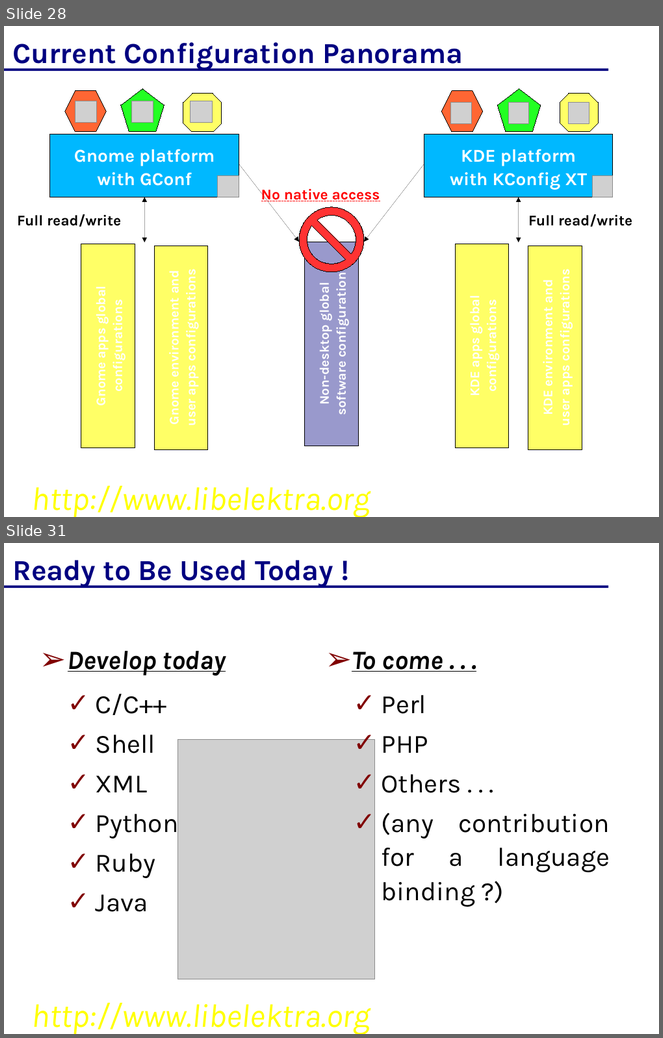
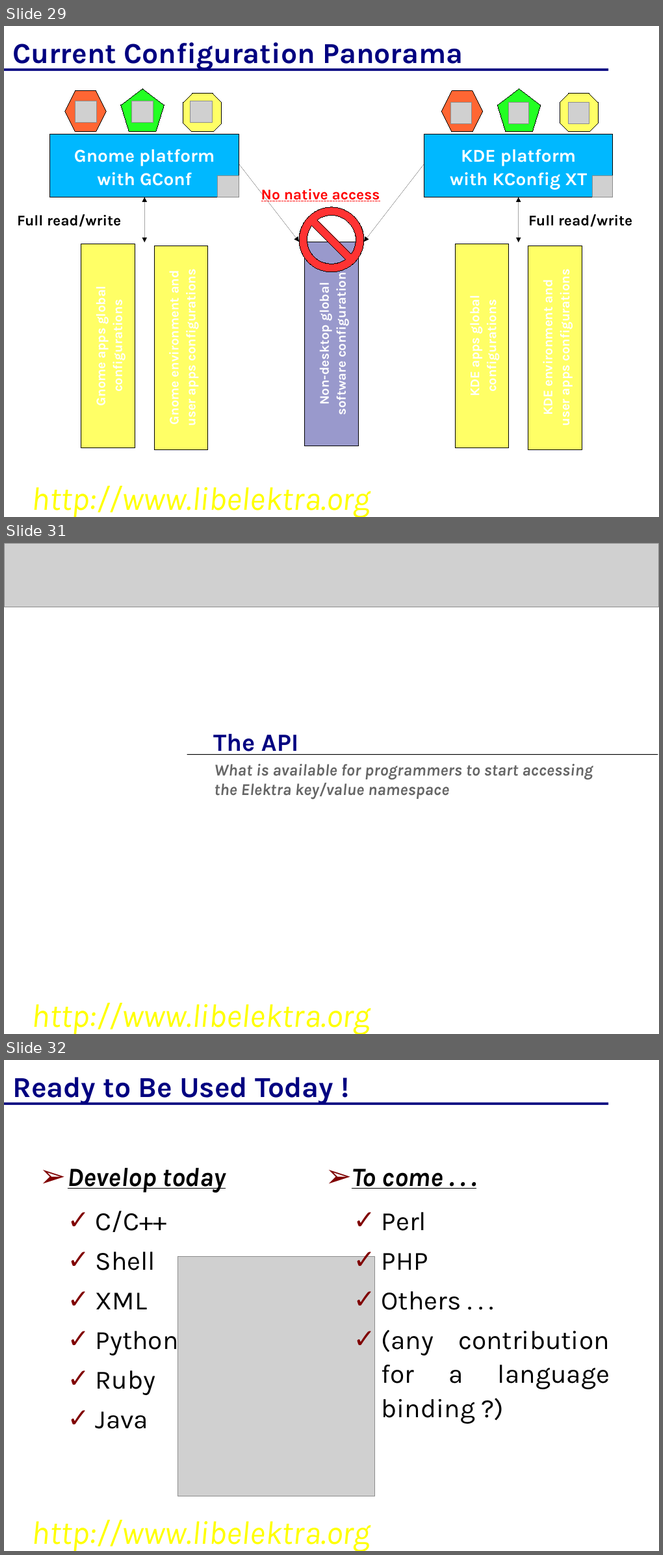
Before and after one commit to ElektraInitiative/libelektra, a slide deck: doc/elektra.odp. Shown one above the other, each under a label of ours: slides 28 and 31 before the commit, slides 29, 31 and 32 after it; the slides between them are not shown. The pictures are 663x1038 and 663x1555 pixels, drawn with LibreOffice and Linux fonts; fonts in the diff are those of the drawing; grey boxes stand for pictures; background and template pictures are left out. Boxes give left, top, right and bottom in pixels: in the first picture for what was removed or moved away, otherwise in the second. Text is boxed around its words. In the diff, an @@ line names an element or a change of style, - is before the commit and + after.

```diff
--- a/doc/elektra.odp
+++ b/doc/elektra.odp
@@ slide 31 added at (4, 543, 659, 1034), background #FFFFFF; not listed: 2 template elements that a slide beside it also shows @@
@@ picture added at (4, 543, 659, 607) @@
@@ text added at (213, 734, 298, 755), 30 pt, text #000080, bold @@
+The API
@@ line added from (187, 755) to (659, 755), #000000 0.74 pt @@
@@ text added at (214, 764, 593, 800), 20 pt, text #666666, bold, italic @@
+What is available for programmers to start accessing the Elektra key/value namespace
@@ what was slide 28 is now slide 29 @@
@@ what was slide 31 is now slide 32 @@
```
Also in this commit, not shown: 7 slides changed, 1 other slide added, 1 slide removed.
